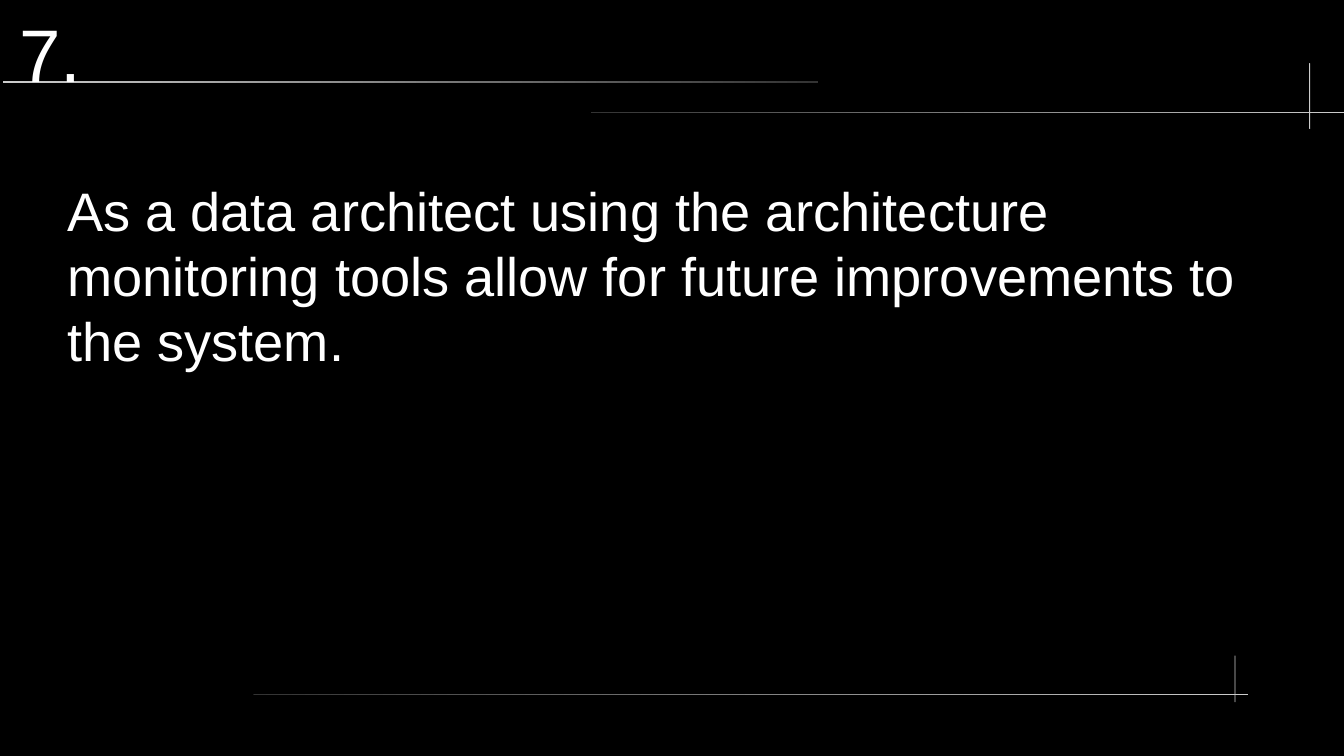
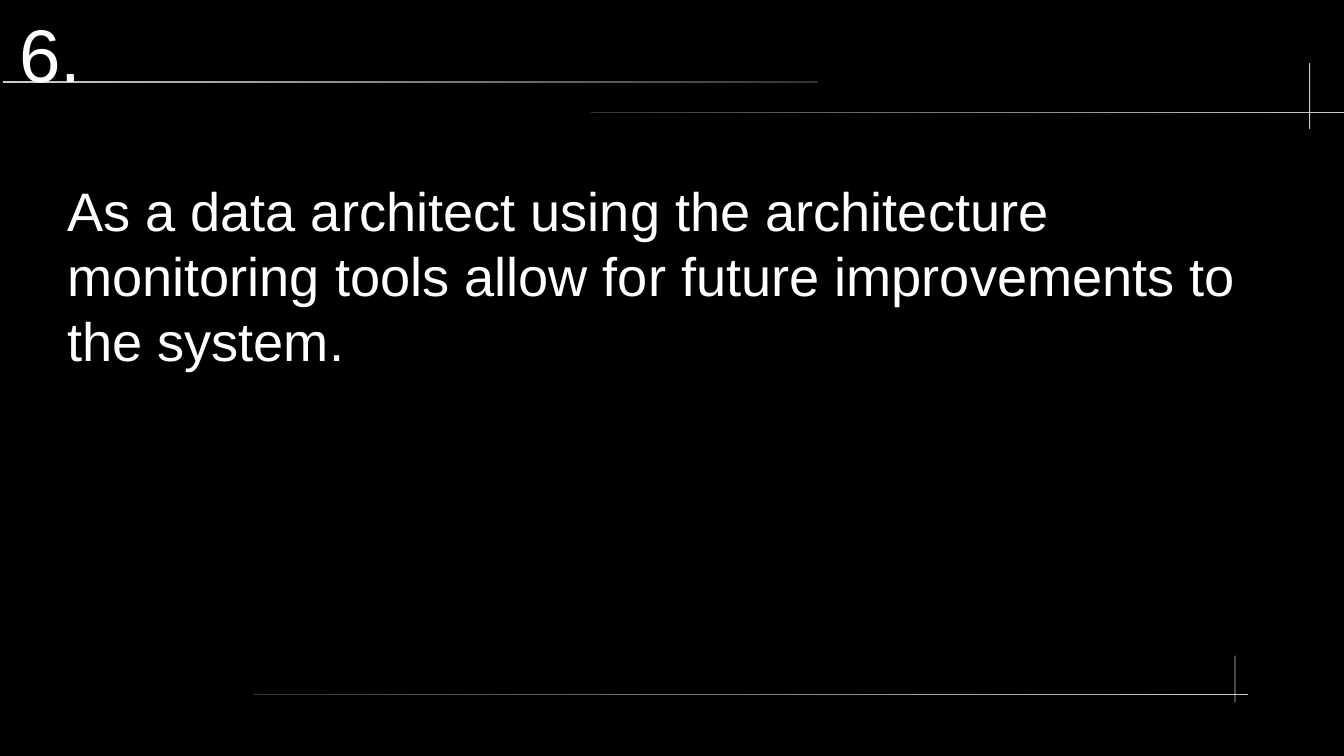
Before and after one commit to somewun/adt-devops, a slide deck: slide 8 of topic-02/Developer Stories.pptx (slide 9 before the commit). Drawn at 1344x756 pixels with LibreOffice and Linux fonts; fonts in the diff are those of the drawing. Boxes give left, top, right and bottom in pixels: in the first picture for what was removed or moved away, otherwise in the second. Text is boxed around its words. In the diff, an @@ line names an element or a change of style, - is before the commit and + after.

```diff
--- a/topic-02/Developer Stories.pptx
+++ b/topic-02/Developer Stories.pptx
@@ title at [19,30,81,83]: text changed @@
-7.
+6.
```
Also in this commit, not shown: 1 other slide changed, 1 slide added, 2 slides removed, 1 other file.
